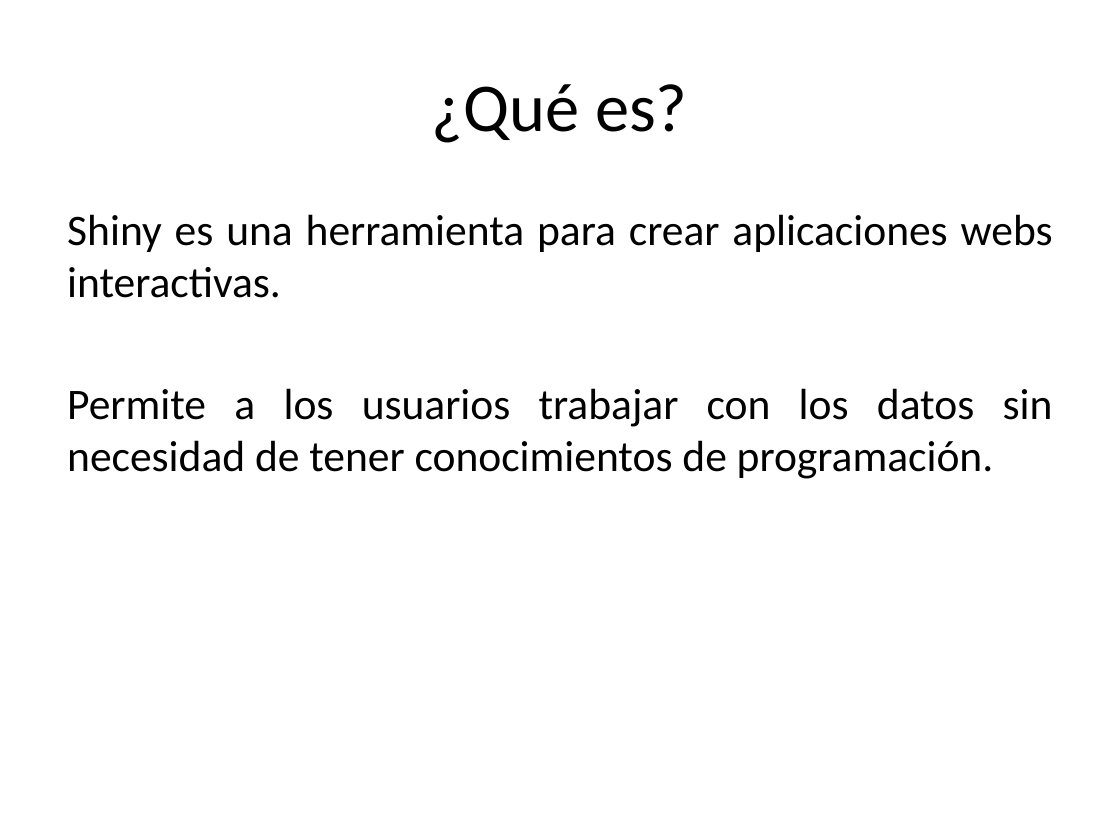
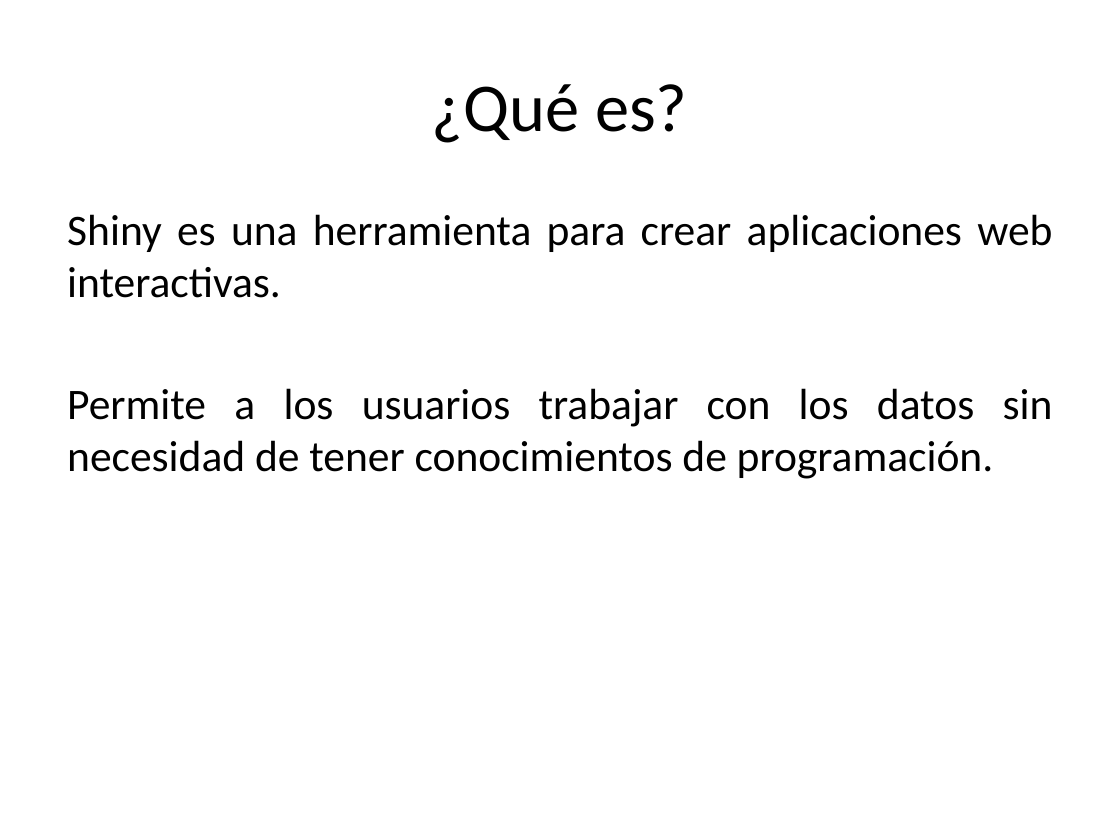
Before and after one commit to vburguete/taller_shiny, a slide deck: slide 2 of documentation/Shiny.pptx. Drawn at 1120x840 pixels with LibreOffice and Linux fonts; fonts in the diff are those of the drawing. Boxes give left, top, right and bottom in pixels: in the first picture for what was removed or moved away, otherwise in the second. Text is boxed around its words. In the diff, an @@ line names an element or a change of style, - is before the commit and + after.

```diff
--- a/documentation/Shiny.pptx
+++ b/documentation/Shiny.pptx
@@ text at box(67, 214, 1052, 298): text changed @@
-Shiny es una herramienta para crear aplicaciones webs interactivas.
+Shiny es una herramienta para crear aplicaciones web interactivas.
```
Also in this commit, not shown: 4 other slides changed, 6 slides added, 2 slides removed, 3 other files.
